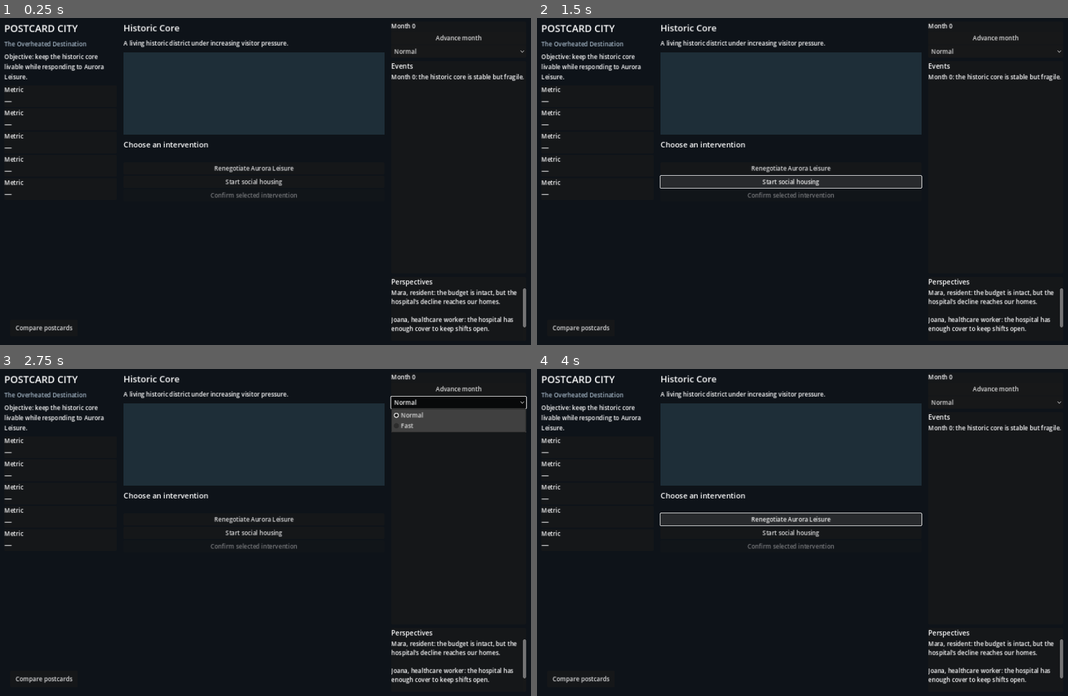
Above: before the commit, frames 1-4 (two rows, left to right).
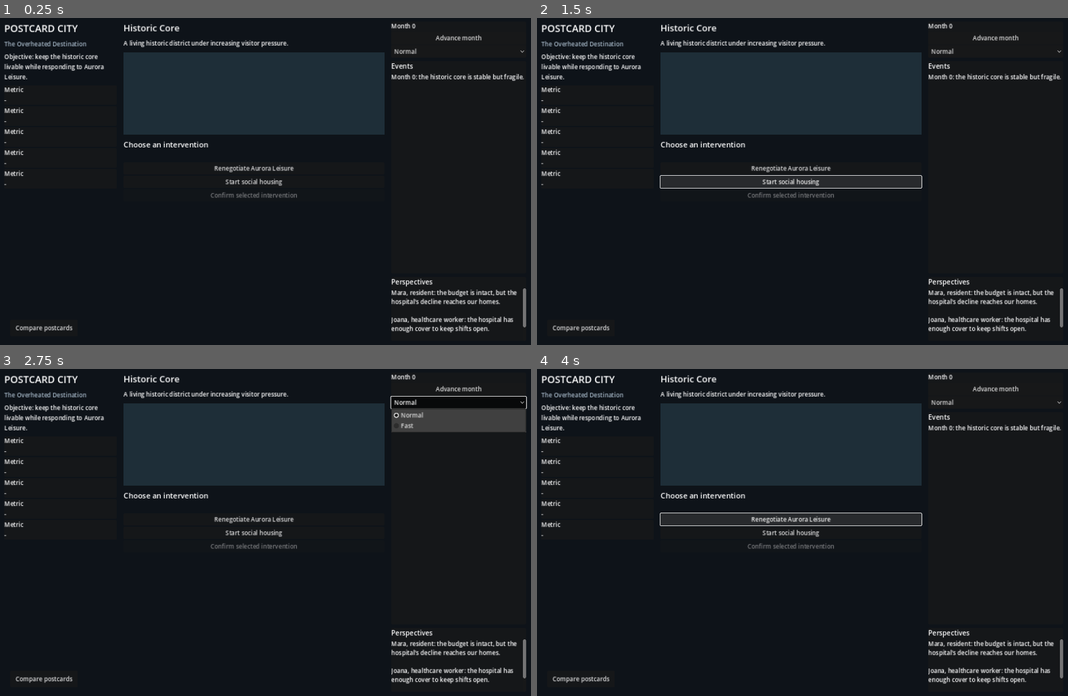
Above: after the commit, the same moments.

Repository: xabiervc/postcard-city
Game: Godot game, scene res://scenes/app/game_shell.tscn
Two runs of this game, one before a commit and one after it. Both use one fixed random seed, a clock stepped at 60 frames per second and the inputs below. This scene is started directly instead of the project's main scene.
Inputs:
- Up to frame 1 (0.25 s): no input
- Up to frame 2 (1.5 s): click "Start social housing" at 0.5 s; click "Start social housing" at 1.25 s
- Up to frame 3 (2.75 s): click "Normal" at 2 s
- Up to frame 4 (4 s): click "Normal" at 2.75 s; click "Renegotiate Aurora Leisure" at 3.5 s

The runs differ from the first frame. In frame 1, 0.3% of the frame differs, in the area x 0-5%, y 25-55%; in frame 2, 0.3%; in frame 3, 0.3%; in frame 4, 0.3%.
Error in both runs: Invalid access to property or key 'pressed' on a base object of type 'null instance'. (res://scripts/gameplay.gd:22)

Commit message:
Fix metric card scene format

Diff:
--- a/godot/scenes/ui/metric_card.tscn
+++ b/godot/scenes/ui/metric_card.tscn
@@ -1,18 +1,17 @@
 [gd_scene load_steps=2 format=3]
 
-[ext_resource path="res://scripts/metric_card.gd" type="Script" id="1"]
+[ext_resource type="Script" path="res://scripts/metric_card.gd" id="1_metric"]
 
 [node name="MetricCard" type="PanelContainer"]
-script = ExtResource("1")
+script = ExtResource("1_metric")
 
 [node name="Content" type="VBoxContainer" parent="."]
 layout_mode = 2
 
-[node name="Name" type="Label" parent="Content"]
+[node name="NameLabel" type="Label" parent="Content"]
 layout_mode = 2
 text = "Metric"
 
-[node name="Value" type="Label" parent="Content"]
+[node name="ValueLabel" type="Label" parent="Content"]
 layout_mode = 2
-theme_override_font_sizes/font_size = 20
-text = "—"
+text = "-"
